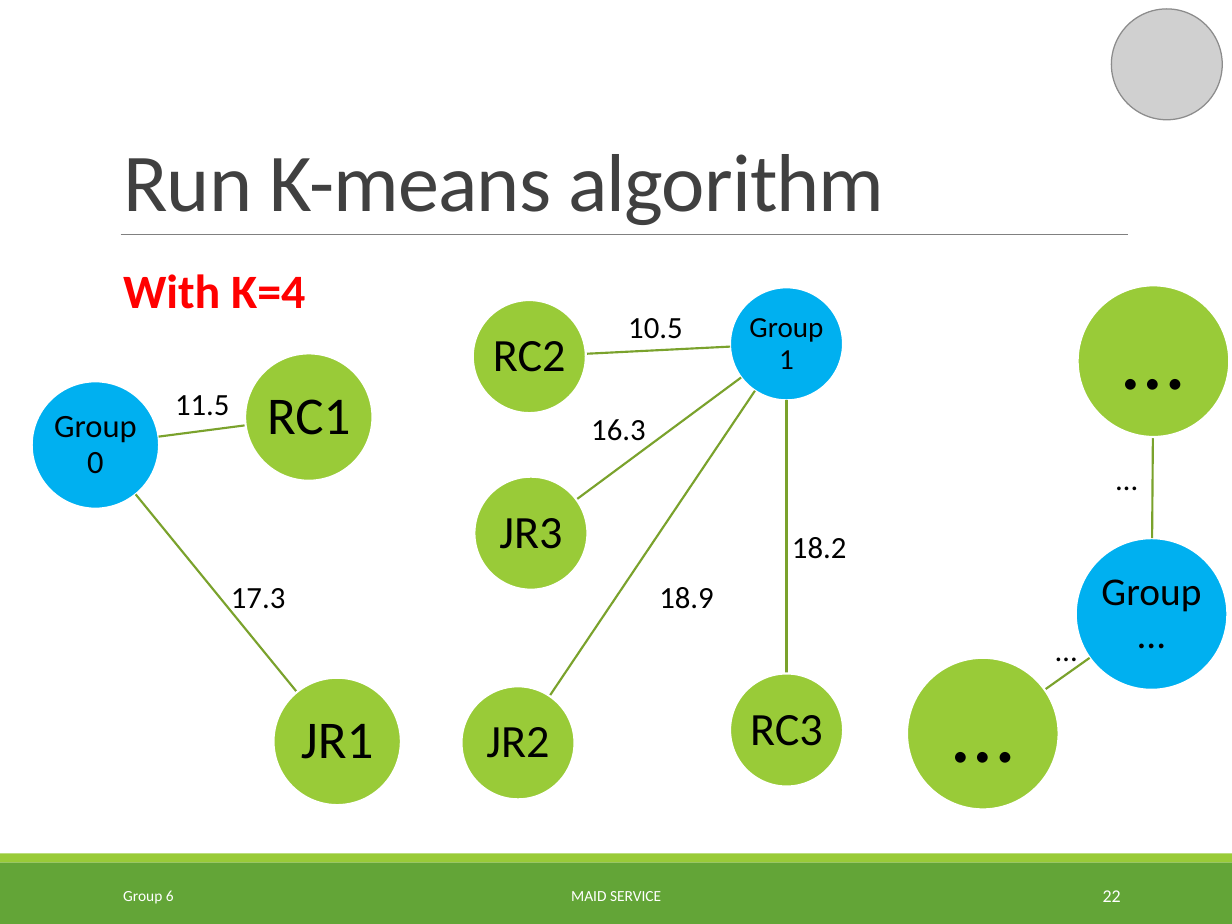
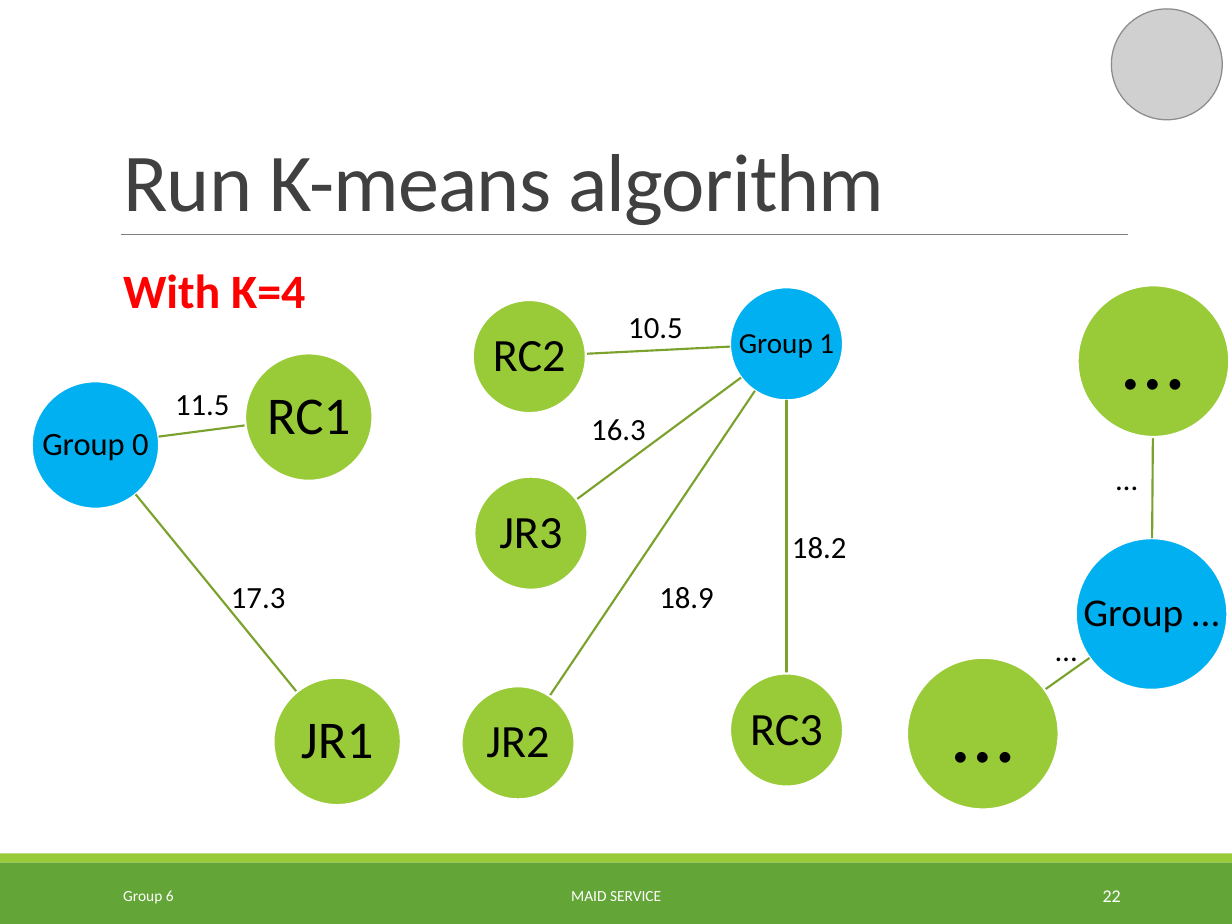
Before and after one commit to TuanBT/ms-website, a slide deck: slide 22 of Presentation/MS_Slide.pptx. Drawn at 1232x924 pixels with LibreOffice and Linux fonts; fonts in the diff are those of the drawing; grey boxes stand for pictures. Boxes give left, top, right and bottom in pixels: in the first picture for what was removed or moved away, otherwise in the second. Text is boxed around its words. In the diff, an @@ line names an element or a change of style, - is before the commit and + after.

```diff
--- a/Presentation/MS_Slide.pptx
+++ b/Presentation/MS_Slide.pptx
@@ text "Group 1" rewrapped from [749, 318, 823, 369] to [739, 334, 834, 358] @@
@@ text "Group 0" rewrapped from [54, 416, 136, 474] to [42, 434, 148, 461] @@
@@ text "Group …": place and size @@
-text "Group …" at [1101, 579, 1201, 612]
+text "Group …" at [1083, 600, 1183, 633]
```
Also in this commit, not shown: 10 other slides changed.
